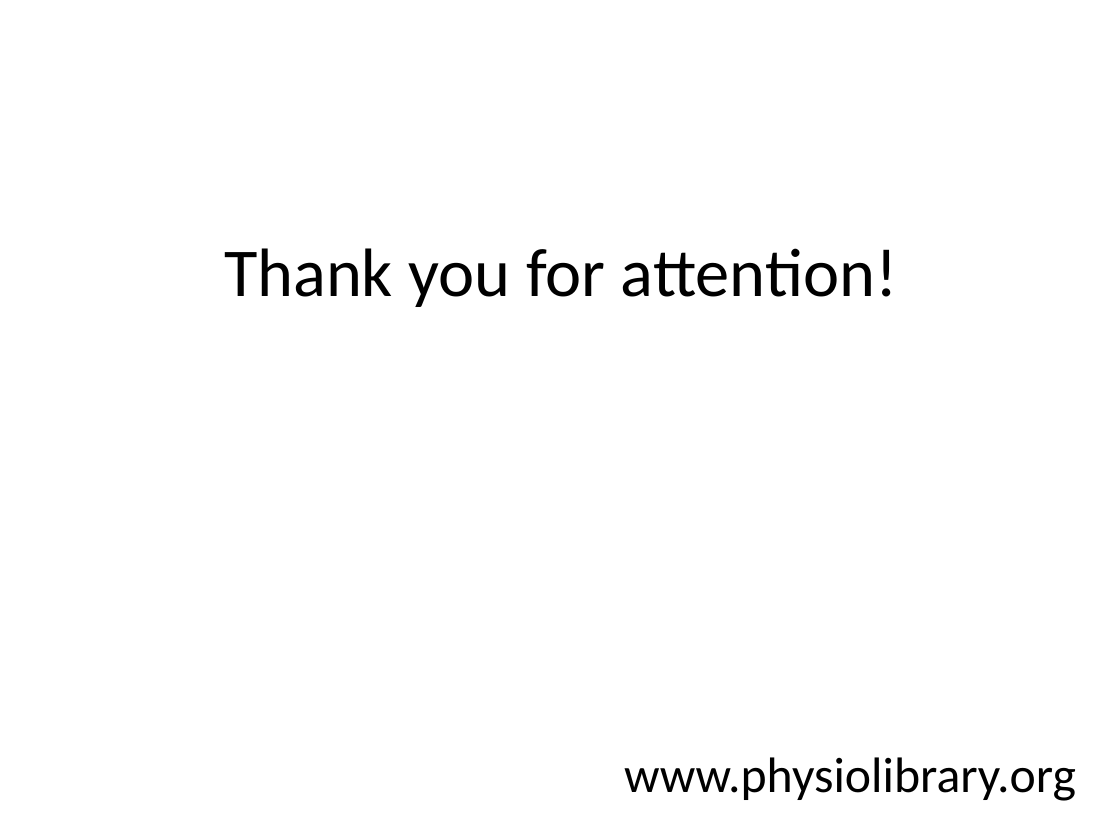
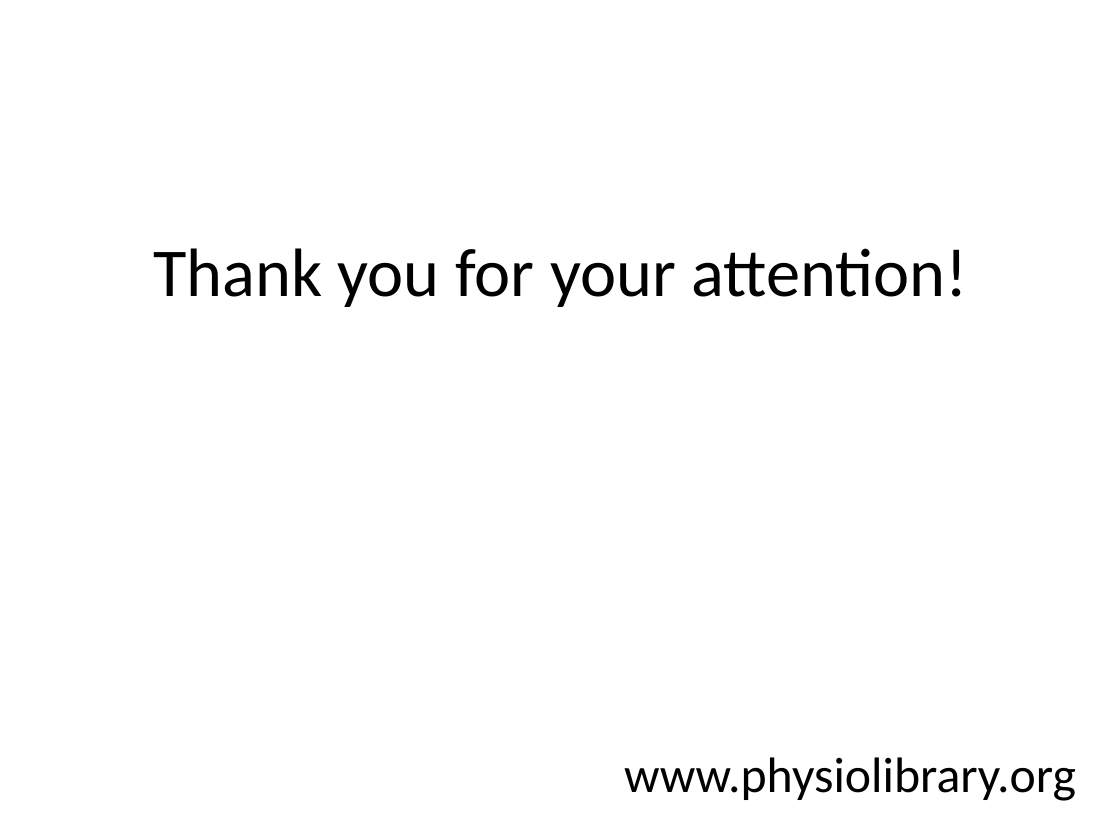
Before and after one commit to MarekMatejak/Physiolibrary, a slide deck: slide 20 of Physiolibrary/Resources/Documentation/Physiolibrary v2.1.pptx (slide 16 before the commit). Drawn at 1120x840 pixels with LibreOffice and Linux fonts; fonts in the diff are those of the drawing. Boxes give left, top, right and bottom in pixels: in the first picture for what was removed or moved away, otherwise in the second. Text is boxed around its words. In the diff, an @@ line names an element or a change of style, - is before the commit and + after.

```diff
--- a/Physiolibrary/Resources/Documentation/Physiolibrary v2.1.pptx
+++ b/Physiolibrary/Resources/Documentation/Physiolibrary v2.1.pptx
@@ title at (153,248,969,307): text changed @@
-Thank you for attention!
+Thank you for your attention!
```
Also in this commit, not shown: 4 other slides changed, 5 slides added, 1 slide removed, 8 other files.
